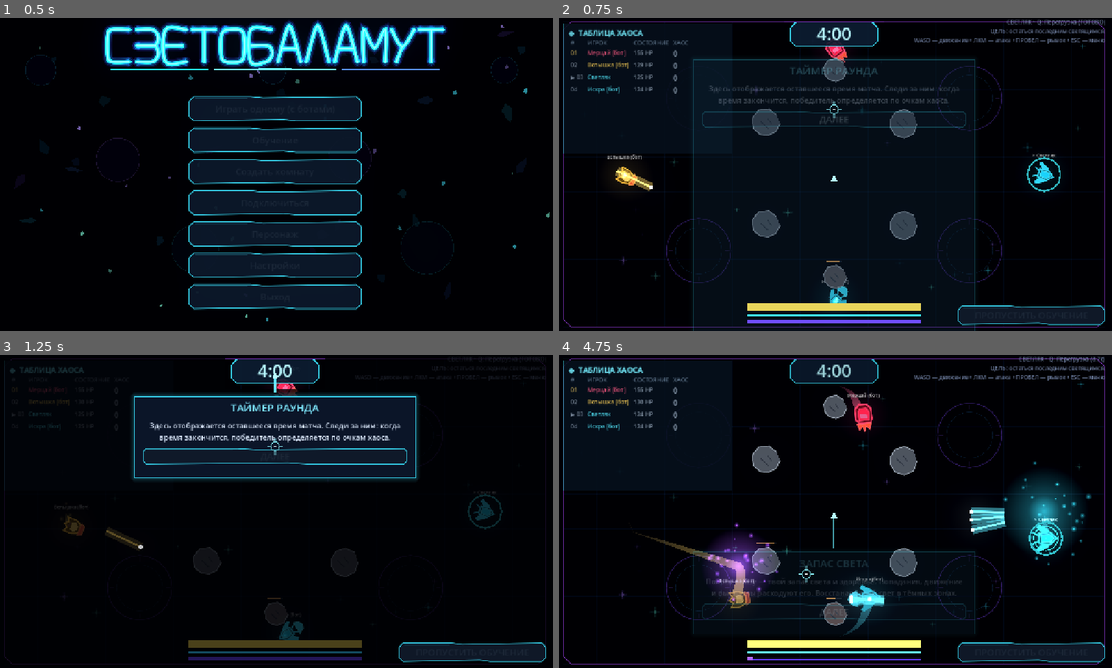
Above: before the commit, frames 1-4 (two rows, left to right).
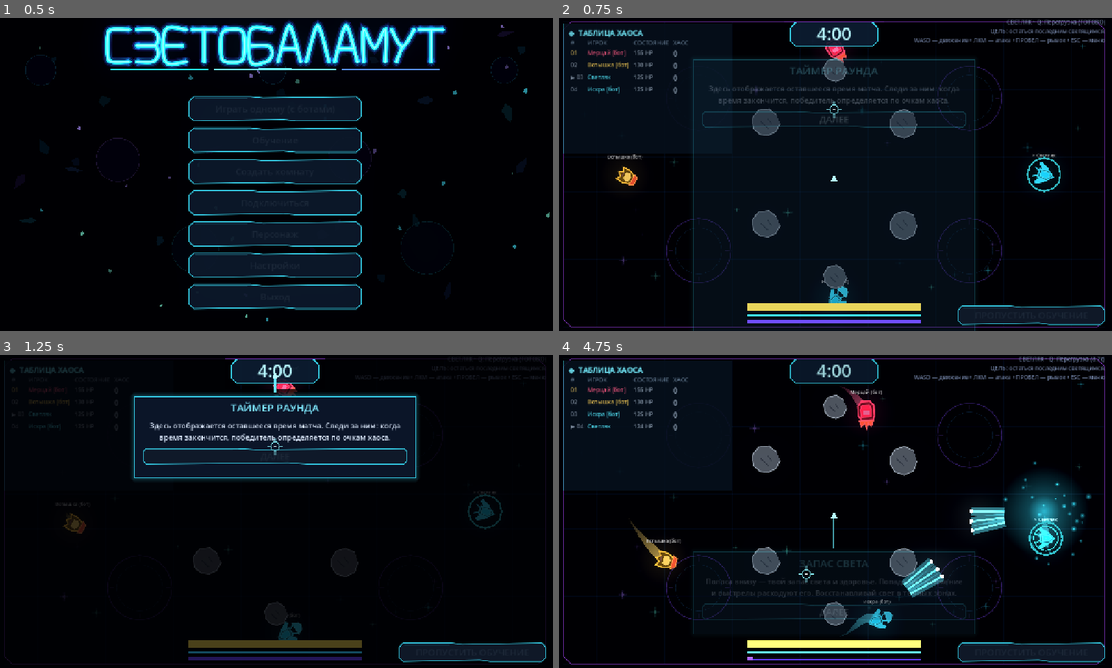
Above: after the commit, the same moments.

Repository: DvoreZZKy/svetobalamut
Game: Godot game, scene res://scenes/menu.tscn
Two runs of this game, one before a commit and one after it. Both use one fixed random seed, a clock stepped at 60 frames per second and the inputs below.
Inputs (mouse positions are in pixels of both pictures, inside the frame that each line leads up to):
- Up to frame 1 (0.5 s): no input
- Up to frame 2 (0.75 s): click "Играть одному (с ботами)" at 0.5 s
- Up to frame 3 (1.25 s): no input
- Up to frame 4 (4.75 s): tap Enter (restart) at 1.25 s; move the mouse to (957, 495) at 1.27 s; hold D (right) 1.28-2 s; hold Space (dash) 1.28-2 s; tap Q (ability) at 1.35, 3.8, 4.35 s; click (957, 495) at 1.42 s; click "ДАЛЕЕ" at 2 s; move the mouse to (724, 527) at 2.77 s; hold S (down) 2.78-3.53 s; tap Space (dash) at 2.85, 4.55 s; click (724, 527) at 3.05 s; move the mouse to (890, 442) at 3.52 s; press the mouse at (890, 442) at 3.53 s; hold D (right) 3.53-4.28 s; move the mouse to (807, 574) at 4.27 s; release the mouse at (807, 574) at 4.28 s; hold W (up) from 4.28 s (still down); click (807, 574) at 4.42 s

Frame 1 is identical in both runs. In frame 2, 0.4% of the frame differs, in the area x 8-53%, y 9-92%; in frame 3, 0.4%; in frame 4, 4.5%, in the area x 2-91%, y 10-90%.

Commit message:
Make bots less skilled and less accurate

Diff:
--- a/scripts/sim.gd
+++ b/scripts/sim.gd
@@ -893,8 +893,8 @@
 func _bot_think(p: Dictionary, dt: float) -> void:
 	var inp := {"mv": Vector2.ZERO, "aim": p.pos + p.aim * 100.0, "fire": false, "dash": false, "poss": false, "ability": false}
 	var b: Dictionary = p.bot
-	# Bots begin clumsy and improve gradually as the match goes on.
-	b.skill = minf(0.88, float(b.get("skill", 0.08)) + dt * 0.0032)
+	# Bots stay deliberately imperfect: they improve a little, but never become expert marksmen.
+	b.skill = minf(0.38, float(b.get("skill", 0.04)) + dt * 0.0008)
 	var skill: float = float(b.skill)
 	b.t -= dt
 	if p.shadow:
@@ -902,44 +902,46 @@
 		if not target.is_empty():
 			var to: Vector2 = target.pos - p.pos
 			var distance := to.length()
-			inp.mv = to.normalized()
-			inp.poss = distance < 145.0
-			if distance > 190.0 and p.dash_cd <= 0.0 and rng.randf() < lerpf(0.025, 0.11, skill):
+			inp.mv = to.normalized() if distance > 1.0 else Vector2.ZERO
+			inp.poss = distance < 125.0 and rng.randf() < 0.45
+			if distance > 260.0 and p.dash_cd <= 0.0 and rng.randf() < 0.025:
 				inp.dash = true
 		inputs[p.id] = inp
 		return
 	if b.t <= 0.0:
-		b.t = lerpf(0.72, 0.20, skill) * rng.randf_range(0.8, 1.2)
+		# Slow reactions and inconsistent movement make bots easier to read.
+		b.t = lerpf(1.45, 0.85, skill) * rng.randf_range(0.75, 1.35)
 		b.strafe = -1.0 if rng.randf() < 0.5 else 1.0
-		b.want = lerpf(390.0, 300.0, skill) + rng.randf_range(-70.0, 70.0)
+		b.want = lerpf(500.0, 420.0, skill) + rng.randf_range(-110.0, 110.0)
 	var mv := Vector2.ZERO
 	for ghost in players.values():
 		if ghost.id == p.id or not ghost.shadow:
 			continue
 		var ghost_delta: Vector2 = p.pos - ghost.pos
 		var ghost_distance := ghost_delta.length()
-		if ghost_distance < 230.0:
-			mv += ghost_delta.normalized() * (2.1 if ghost_distance < 115.0 else 1.25)
+		if ghost_distance < 165.0:
+			mv += ghost_delta.normalized() * (1.2 if ghost_distance < 85.0 else 0.65)
 	var tgt := _nearest(p, true)
 	if not tgt.is_empty():
 		var to: Vector2 = tgt.pos - p.pos
 		var d := to.length()
-		if p.ability_cd <= 0.0 and rng.randf() < dt * lerpf(0.38, 0.85, skill):
+		if p.ability_cd <= 0.0 and rng.randf() < dt * lerpf(0.10, 0.24, skill):
 			inp.ability = true
 		var dirv := to / maxf(d, 1.0)
-		mv += dirv.orthogonal() * b.strafe * lerpf(0.65, 1.0, skill)
-		if d > b.want + 60.0:
-			mv += dirv
-		elif d < b.want - 80.0:
-			mv -= dirv
-		var lead: Vector2 = tgt.pos + tgt.vel * (d / BULLET_SPEED) * lerpf(0.45, 0.95, skill)
-		var aim_error := lerpf(76.0, 9.0, skill)
+		mv += dirv.orthogonal() * b.strafe * lerpf(0.35, 0.62, skill)
+		if d > b.want + 90.0:
+			mv += dirv * 0.75
+		elif d < b.want - 100.0:
+			mv -= dirv * 0.65
+		# Bots lead targets poorly and their aim drifts noticeably.
+		var lead: Vector2 = tgt.pos + tgt.vel * (d / BULLET_SPEED) * lerpf(0.12, 0.38, skill)
+		var aim_error := lerpf(175.0, 105.0, skill)
 		lead += Vector2(rng.randf_range(-1, 1), rng.randf_range(-1, 1)) * aim_error
 		inp.aim = lead
-		inp.fire = d < 820.0 and p.light > 14.0
+		inp.fire = d < 620.0 and p.light > 20.0 and rng.randf() < 0.78
 		if p.kind == 1:
-			inp.fire = d < lerpf(235.0, 360.0, skill) and p.light > 14.0 and not p.fire_was_down
-	if p.light < 32.0:
+			inp.fire = d < lerpf(185.0, 270.0, skill) and p.light > 20.0 and not p.fire_was_down and rng.randf() < 0.72
+	if p.light < 20.0:
 		var bz := Vector2(ZONES[0].x, ZONES[0].y)
 		var bdz := 1e18
 		for z in ZONES:
@@ -948,32 +950,33 @@
 			if dz < bdz:
 				bdz = dz
 				bz = zp
-		mv = (bz - p.pos).normalized() + mv * 0.25
-		if p.light < 12.0:
+		mv = (bz - p.pos).normalized() * 0.65 + mv * 0.2
+		if p.light < 8.0:
 			inp.fire = false
 	for e in eaters:
 		var de: float = (e.pos - p.pos).length()
-		if de < 230.0:
-			mv += (p.pos - e.pos).normalized() * 1.6
-			if de < 380.0 and p.light > 14.0:
-				inp.aim = e.pos
+		if de < 170.0:
+			mv += (p.pos - e.pos).normalized() * 0.8
+			# They sometimes notice nearby eaters, but don't instantly snap aim to them.
+			if de < 300.0 and p.light > 20.0 and rng.randf() < 0.18:
+				inp.aim = e.pos + Vector2(rng.randf_range(-90.0, 90.0), rng.randf_range(-90.0, 90.0))
 				if p.kind != 1:
 					inp.fire = true
-	if p.pos.x < 120.0: mv.x += 1.0
-	if p.pos.x > A.x - 120.0: mv.x -= 1.0
-	if p.pos.y < 120.0: mv.y += 1.0
-	if p.pos.y > A.y - 120.0: mv.y -= 1.0
+	if p.pos.x < 120.0: mv.x += 0.8
+	if p.pos.x > A.x - 120.0: mv.x -= 0.8
+	if p.pos.y < 120.0: mv.y += 0.8
+	if p.pos.y > A.y - 120.0: mv.y -= 0.8
 	if p.dash_cd <= 0.0:
 		for bl in bullets:
 			if bl.owner == p.id:
 				continue
 			var rel: Vector2 = p.pos - bl.pos
-			var dodge_range := lerpf(92.0, 210.0, skill)
-			if rel.length() < dodge_range and rel.length() > 0.01 and rel.normalized().dot(bl.vel.normalized()) > lerpf(0.93, 0.78, skill):
-				inp.dash = rng.randf() < lerpf(0.18, 0.82, skill)
-				mv += bl.vel.normalized().orthogonal() * b.strafe * lerpf(0.35, 1.0, skill)
+			var dodge_range := lerpf(72.0, 105.0, skill)
+			if rel.length() < dodge_range and rel.length() > 0.01 and rel.normalized().dot(bl.vel.normalized()) > 0.94:
+				inp.dash = rng.randf() < lerpf(0.08, 0.24, skill)
+				mv += bl.vel.normalized().orthogonal() * b.strafe * 0.25
 				break
-		if not inp.dash and rng.randf() < lerpf(0.001, 0.008, skill):
+		if not inp.dash and rng.randf() < 0.0015:
 			inp.dash = true
 	inp.mv = mv.limit_length(1.0)
 	if effects.has("reverse"):
